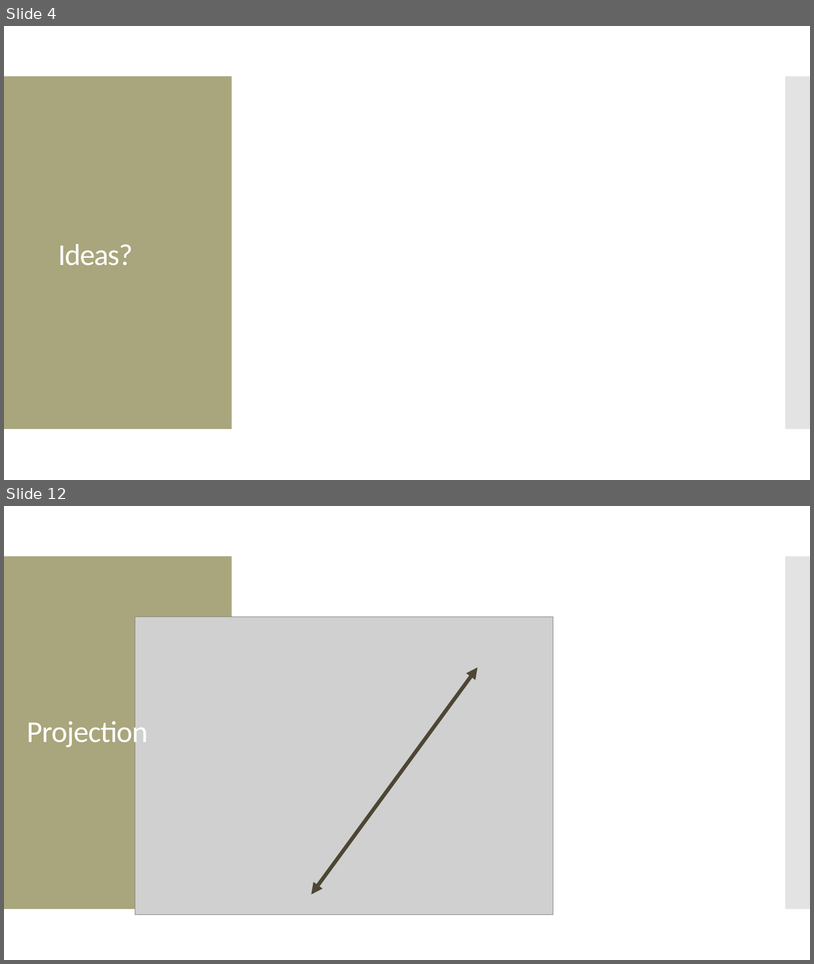
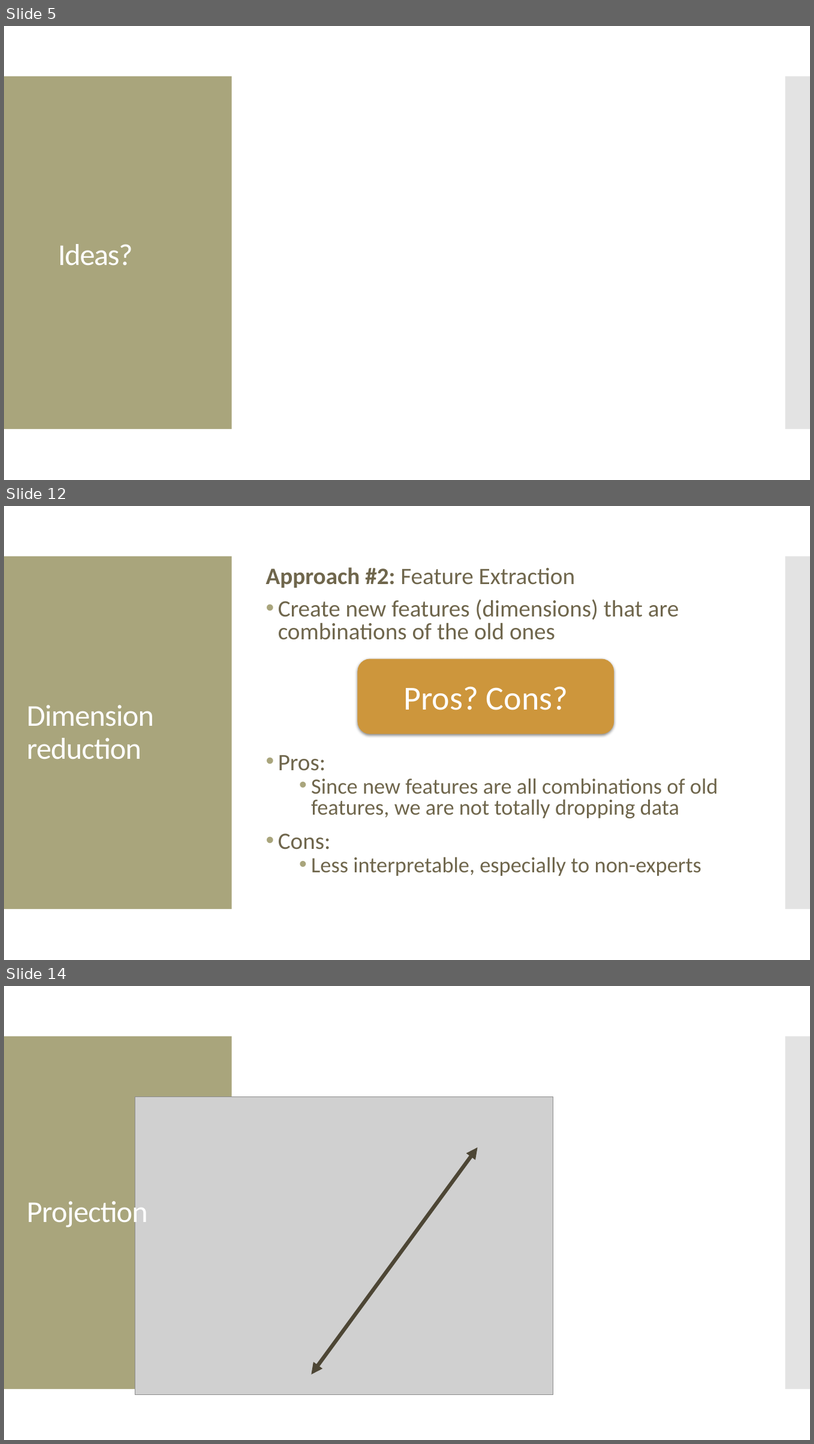
Before and after one commit to amosca01/SDS-CS235, a slide deck: slides/13-big-data.pptx. Shown one above the other, each under a label of ours: slides 4 and 12 before the commit, slides 5, 12 and 14 after it; the slides between them are not shown. The pictures are 814x964 and 814x1444 pixels, drawn with LibreOffice and Linux fonts; fonts in the diff are those of the drawing; grey boxes stand for pictures. Boxes give left, top, right and bottom in pixels: in the first picture for what was removed or moved away, otherwise in the second. Text is boxed around its words. In the diff, an @@ line names an element or a change of style, - is before the commit and + after.

```diff
--- a/slides/13-big-data.pptx
+++ b/slides/13-big-data.pptx
@@ slide 12 added at [4, 506, 810, 960], background #FFFFFF; not listed: 2 template elements that a slide beside it also shows @@
@@ text added at [266, 567, 719, 876], 26 pt, text #6F664C @@
+Approach #2: Feature Extraction
+• Create new features (dimensions) that are combinations of the old ones
+• Pros:
+  • Since new features are all combinations of old features, we are not totally dropping data
+• Cons:
+  • Less interpretable, especially to non-experts
@@ rounded rectangle added at [358, 659, 614, 734], fill #CE963C, 40 pt, text #FFFFFF @@
+Pros? Cons?
@@ title added at [27, 705, 154, 759], 36 pt, text #FFFFFF @@
+Dimension reduction
@@ what was slide 4 is now slide 5 @@
@@ what was slide 12 is now slide 14 @@
```
Also in this commit, not shown: 13 slides changed, 16 other slides added, 15 slides removed, 5 other files.
